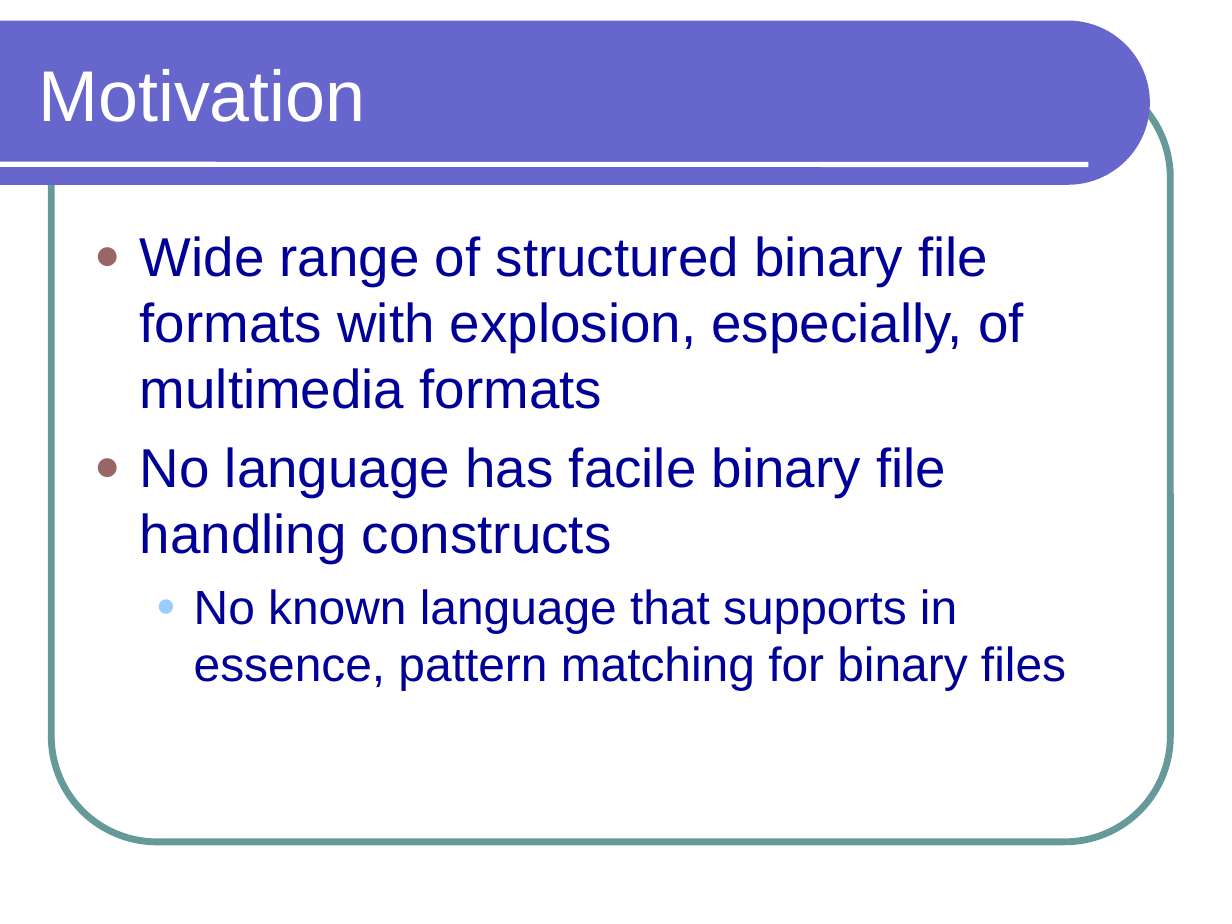
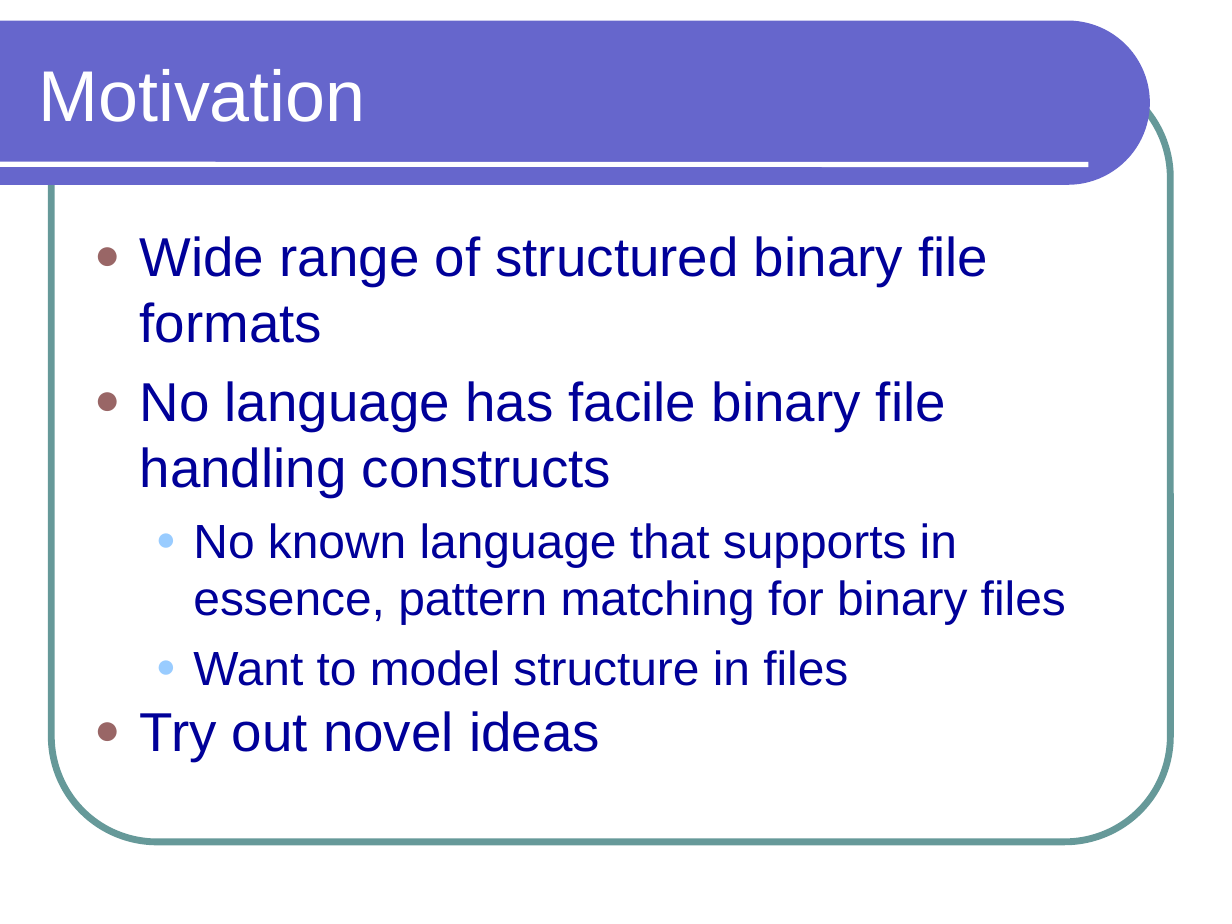
Before and after one commit to preethinarayan/plt-bdpl, a slide deck: slide 3 of bdpl/doc/Presentation/BDPL.ppt. Drawn at 1232x924 pixels with LibreOffice and Linux fonts; fonts in the diff are those of the drawing. Boxes give left, top, right and bottom in pixels: in the first picture for what was removed or moved away, otherwise in the second. Text is boxed around its words. In the diff, an @@ line names an element or a change of style, - is before the commit and + after.

```diff
--- a/bdpl/doc/Presentation/BDPL.ppt
+++ b/bdpl/doc/Presentation/BDPL.ppt
@@ text at bbox=[140, 236, 988, 343]: text changed @@
-● Wide range of structured binary file formats with explosion, especially, of multimedia formats
+● Wide range of structured binary file formats
@@ text at bbox=[140, 650, 848, 761]: paragraphs added @@
+  ● Want to model structure in files
+● Try out novel ideas
```
Also in this commit, not shown: 5 other slides changed, 1 slide added, 2 slides removed, 1 other file.
